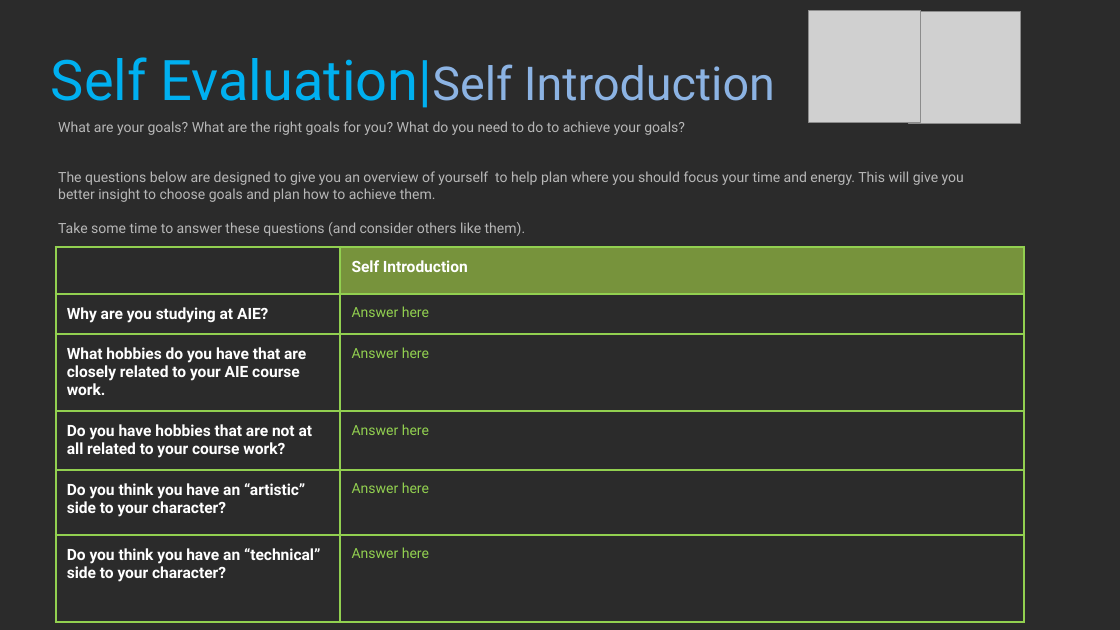
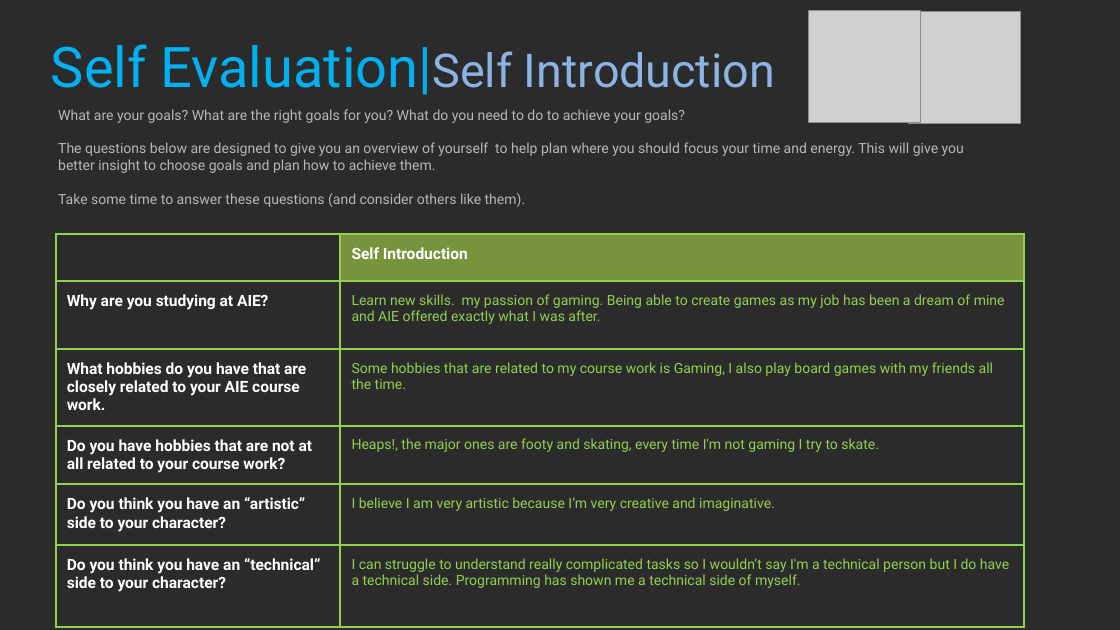
Before and after one commit to BenMate/ProfStudy1, a slide deck: slide 4 of 2021_Professional_Studies_1_YourName.pptx. Drawn at 1120x630 pixels with LibreOffice and Linux fonts; fonts in the diff are those of the drawing; grey boxes stand for pictures; background and template pictures are left out; a plain dark background stands for a picture behind light text. Boxes give left, top, right and bottom in pixels: in the first picture for what was removed or moved away, otherwise in the second. Text is boxed around its words. In the diff, an @@ line names an element or a change of style, - is before the commit and + after.

```diff
--- a/2021_Professional_Studies_1_YourName.pptx
+++ b/2021_Professional_Studies_1_YourName.pptx
@@ title "Self Evaluation|Self Introduction": place and size @@
-title "Self Evaluation|Self Introduction" at bbox=[51, 57, 775, 108]
+title "Self Evaluation|Self Introduction" at bbox=[51, 44, 775, 95]
@@ text "What are your goals? What ..." rewrapped from bbox=[58, 121, 964, 236] to bbox=[58, 109, 964, 207] @@
@@ table at bbox=[56, 234, 1024, 630] @@
-row 2, column 2: Answer here
+row 2, column 2: Learn new skills. my passion of gaming. Being able to create games as my job has been a dream of mine and AIE offered exactly what I was after.
-row 3, column 2: Answer here
+row 3, column 2: Some hobbies that are related to my course work is Gaming, I also play board games with my friends all the time.
-row 4, column 2: Answer here
+row 4, column 2: Heaps!, the major ones are footy and skating, every time I'm not gaming I try to skate.
-row 5, column 2: Answer here
+row 5, column 2: I believe I am very artistic because I’m very creative and imaginative.
-row 6, column 2: Answer here
+row 6, column 2: I can struggle to understand really complicated tasks so I wouldn’t say I'm a technical person but I do have a technical side. Programming has shown me a technical side of myself.
@@ table: place and size @@
-table at bbox=[56, 246, 1024, 627]
+table at bbox=[56, 234, 1024, 630]
```
Also in this commit, not shown: 7 other slides changed, 6 other files.
